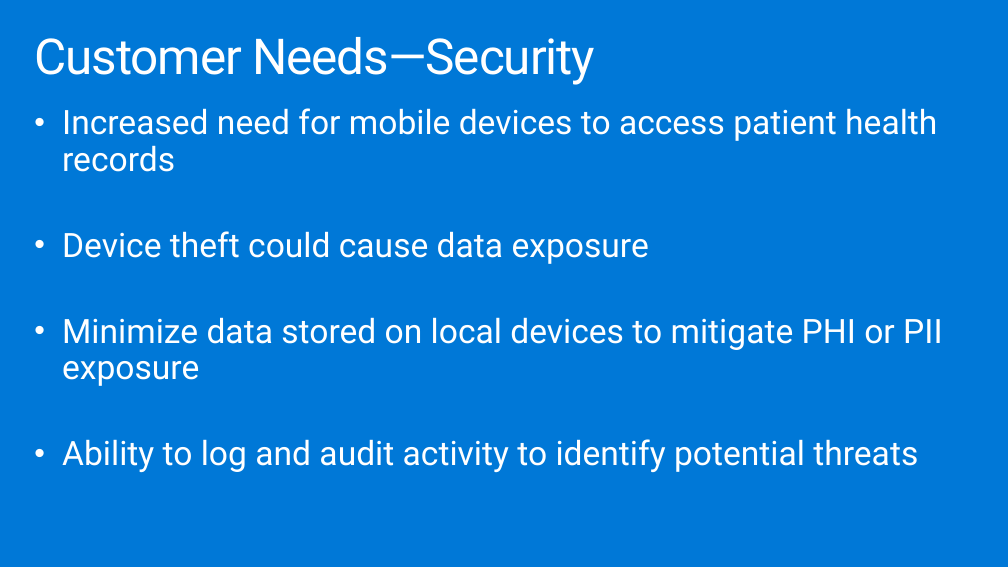
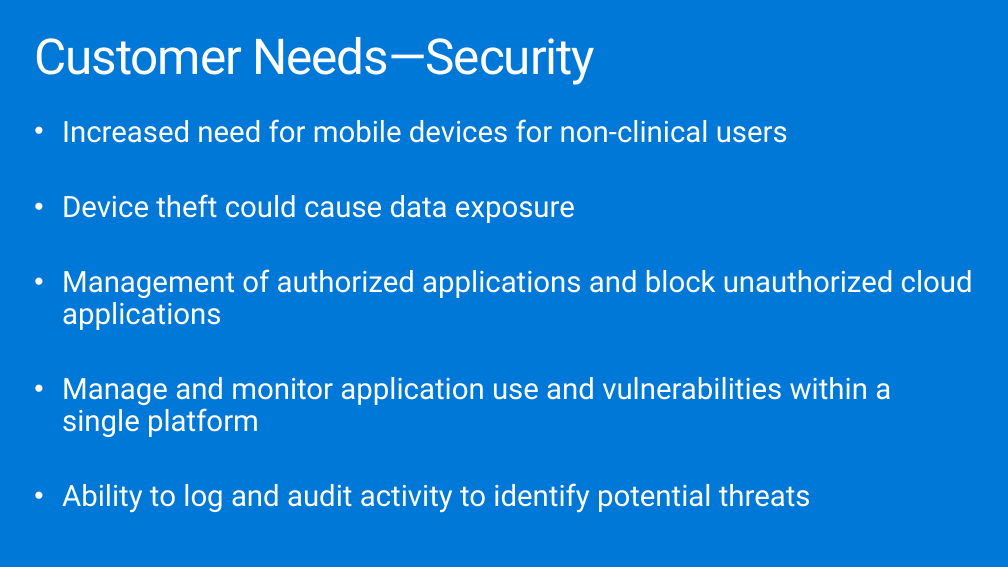
Before and after one commit to dwnatwick/MCW-Windows-Virtual-Desktop, a slide deck: slide 7 of Whiteboard-design-session/WDS trainer presentation - Windows Virtual Desktop.pptx. Drawn at 1008x567 pixels with LibreOffice and Linux fonts; fonts in the diff are those of the drawing. Boxes give left, top, right and bottom in pixels: in the first picture for what was removed or moved away, otherwise in the second. Text is boxed around its words. In the diff, an @@ line names an element or a change of style, - is before the commit and + after.

```diff
--- a/Whiteboard-design-session/WDS trainer presentation - Windows Virtual Desktop.pptx
+++ b/Whiteboard-design-session/WDS trainer presentation - Windows Virtual Desktop.pptx
@@ text "Increased need for mobile devices ...": place and size @@
-text "Increased need for mobile devices ..." at box(62, 108, 942, 472)
+text "Increased need for mobile devices ..." at box(62, 119, 973, 513)
@@ text at box(62, 119, 788, 143): text changed; size 32 to 28 pt @@
-• Increased need for mobile devices to access patient health records
+• Increased need for mobile devices for non-clinical users
@@ text at box(62, 194, 811, 513): size 32 to 28 pt in "Device theft could cause data exposure", "Ability to log and audit activity to ..." @@
@@ text at box(62, 269, 973, 437): text changed; size 32 to 28 pt @@
-• Minimize data stored on local devices to mitigate PHI or PII exposure
+• Management of authorized applications and block unauthorized cloud applications
+• Manage and monitor application use and vulnerabilities within a single platform
```
Also in this commit, not shown: 10 other slides changed, 1 slide added, 2 other files.
